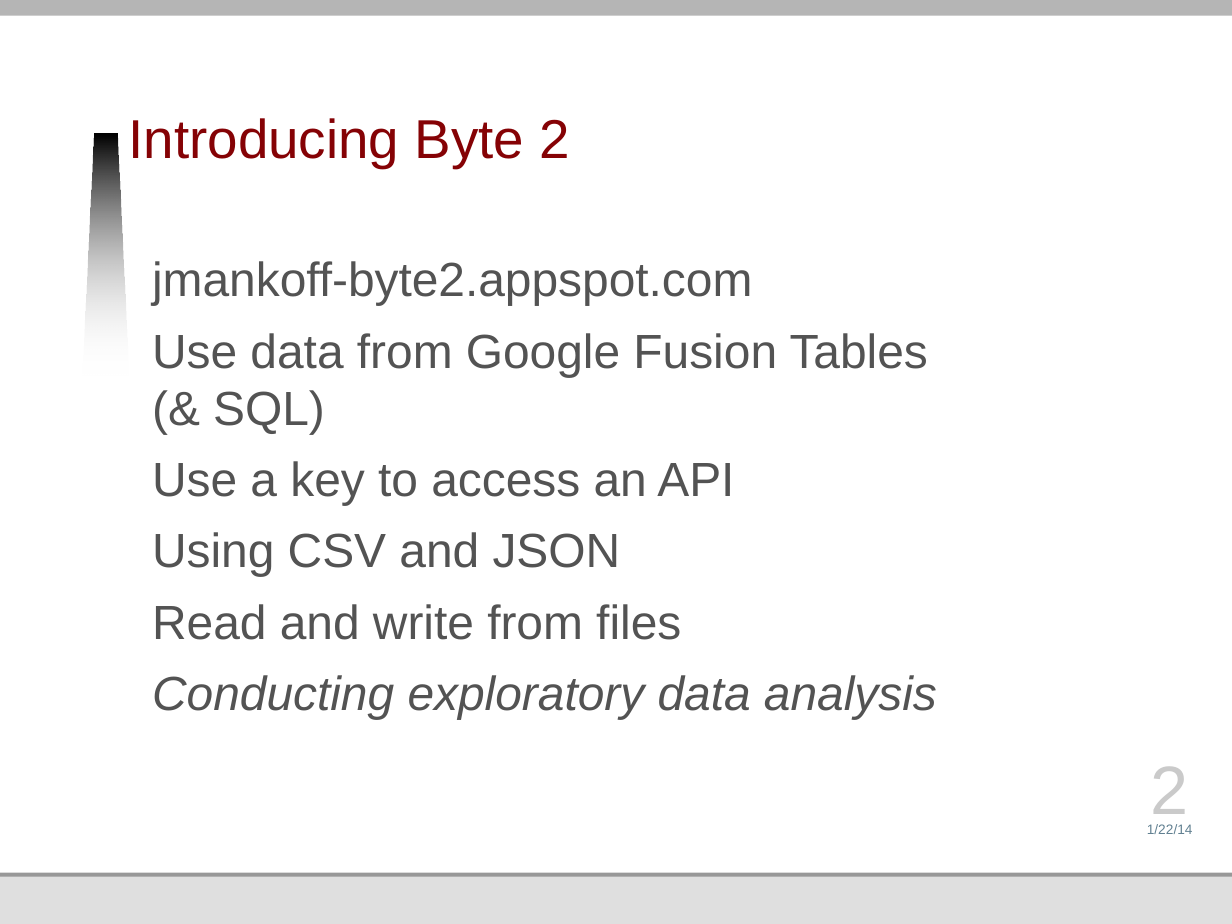
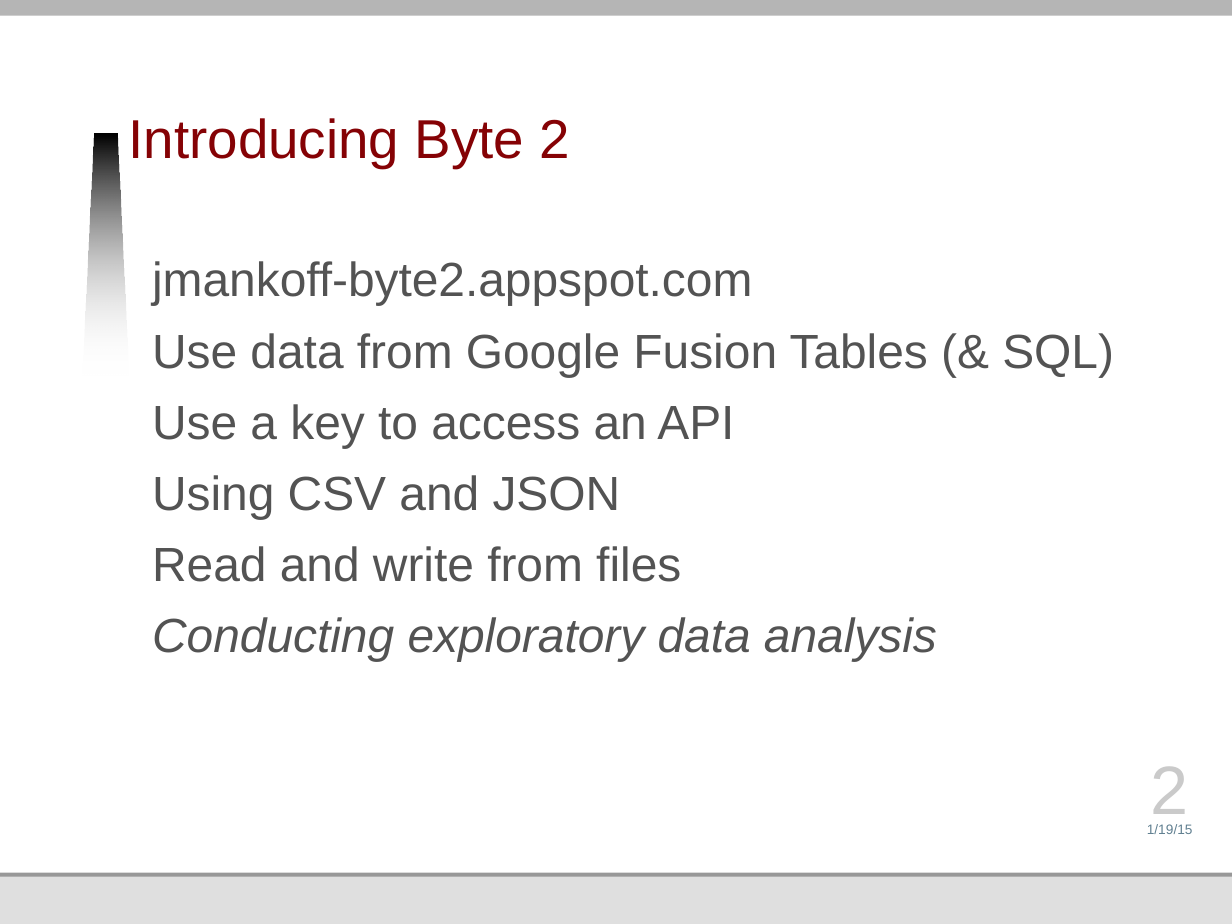
Before and after one commit to jmankoff/data, a slide deck: slide 2 of Lectures/Byte 2.pptx. Drawn at 1232x924 pixels with LibreOffice and Linux fonts; fonts in the diff are those of the drawing; background and template pictures are left out. Boxes give left, top, right and bottom in pixels: in the first picture for what was removed or moved away, otherwise in the second. Text is boxed around its words. In the diff, an @@ line names an element or a change of style, - is before the commit and + after.

```diff
--- a/Lectures/Byte 2.pptx
+++ b/Lectures/Byte 2.pptx
@@ text "jmankoff-byte2.appspot.com" rewrapped from [152,261,937,719] to [152,261,1114,661] @@
@@ text at [1147,824,1193,834]: text changed @@
-1/22/14
+1/19/15
```
Also in this commit, not shown: 27 other slides changed, 1 slide added, 27 other files.
